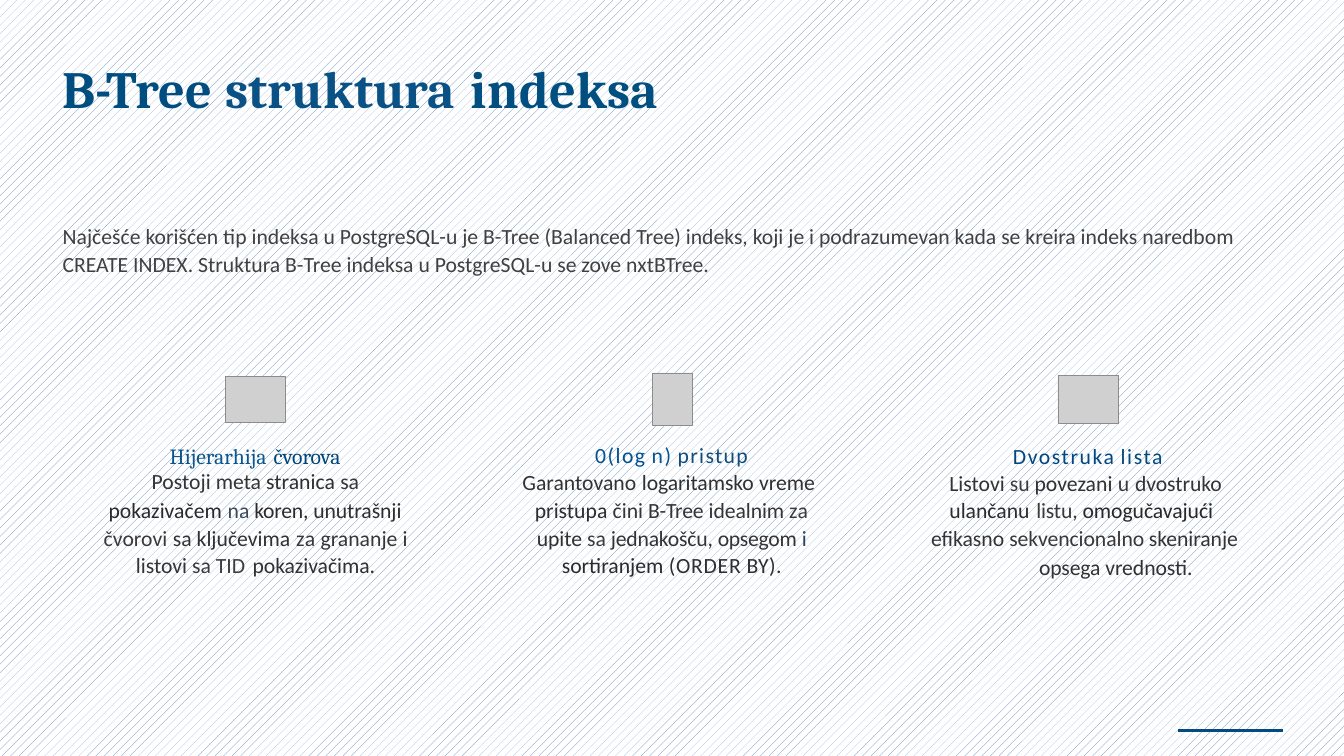
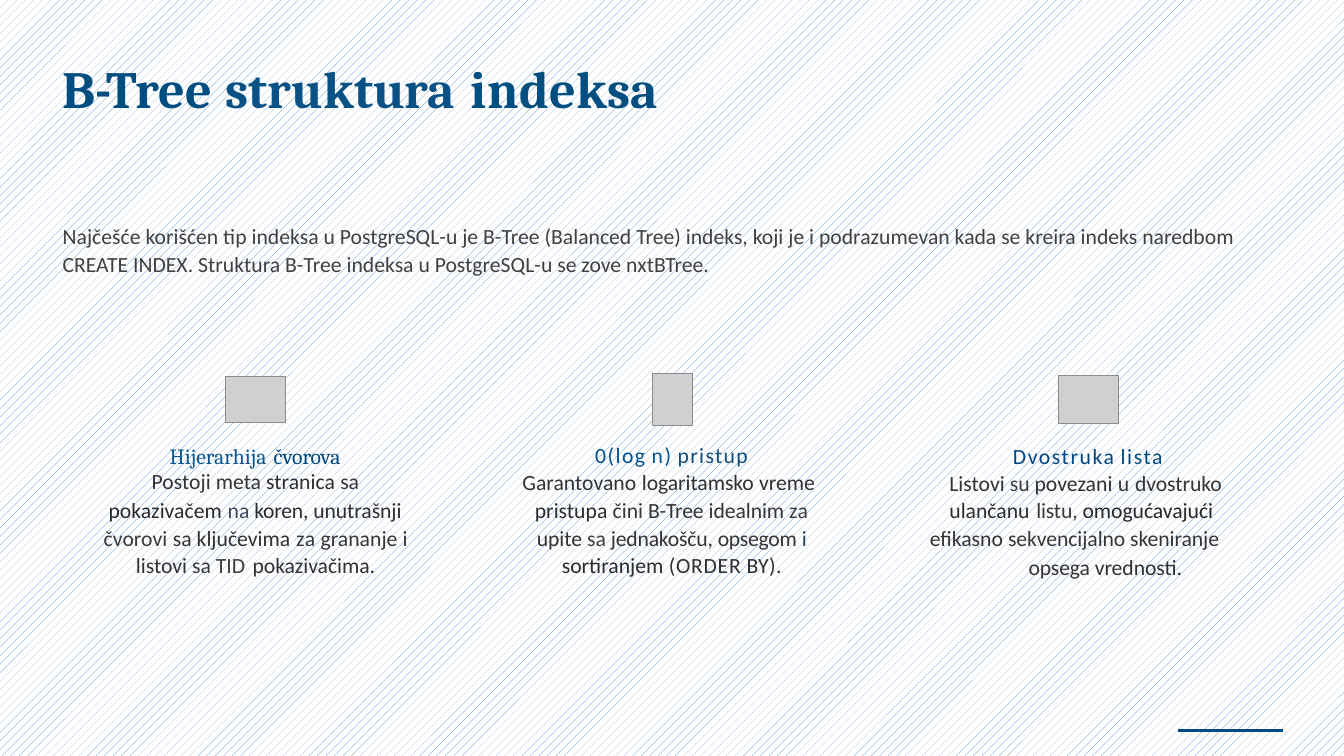
Before and after one commit to NemanjaCyber/SZUBP, a slide deck: slide 4 of P1/Index-Only i Bitmap Index Scan u PostgreSQL.pptx. Drawn at 1344x756 pixels with LibreOffice and Linux fonts; fonts in the diff are those of the drawing; grey boxes stand for pictures. Boxes give left, top, right and bottom in pixels: in the first picture for what was removed or moved away, otherwise in the second. Text is boxed around its words. In the diff, an @@ line names an element or a change of style, - is before the commit and + after.

```diff
--- a/P1/Index-Only i Bitmap Index Scan u PostgreSQL.pptx
+++ b/P1/Index-Only i Bitmap Index Scan u PostgreSQL.pptx
@@ text at [930,446,1222,580]: text changed @@
-Dvostruka lista Listovi su povezani u dvostruko ulančanu listu, omogučavajući
-efikasno sekvencionalno skeniranje opsega vrednosti.
+Dvostruka lista Listovi su povezani u dvostruko ulančanu listu, omogućavajući
+efikasno sekvencijalno skeniranje opsega vrednosti.
```
Also in this commit, not shown: 5 other slides changed.
